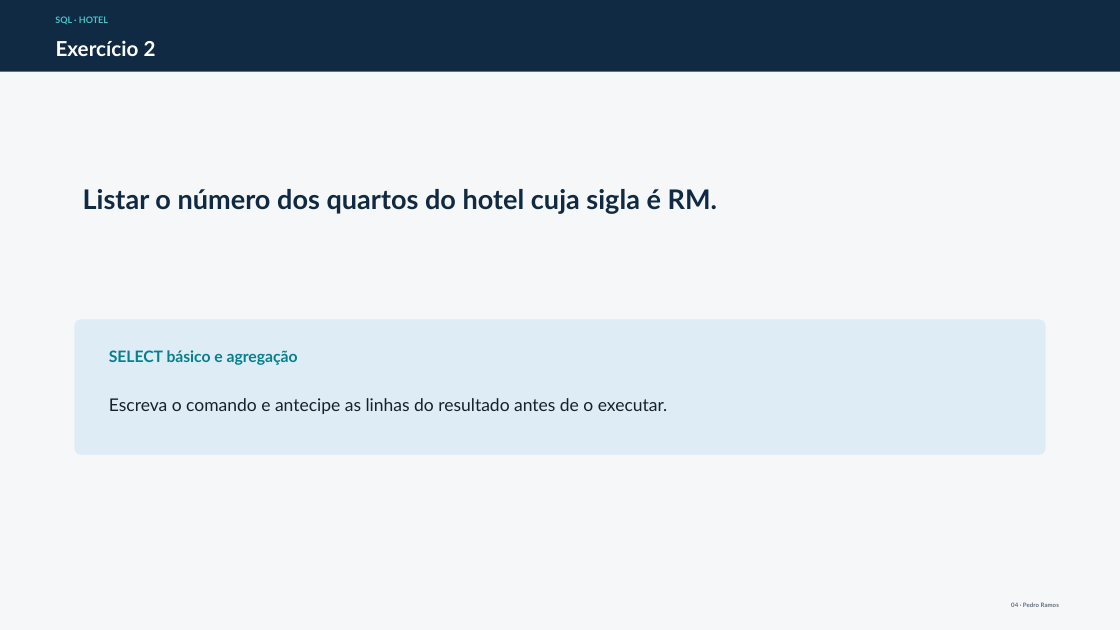
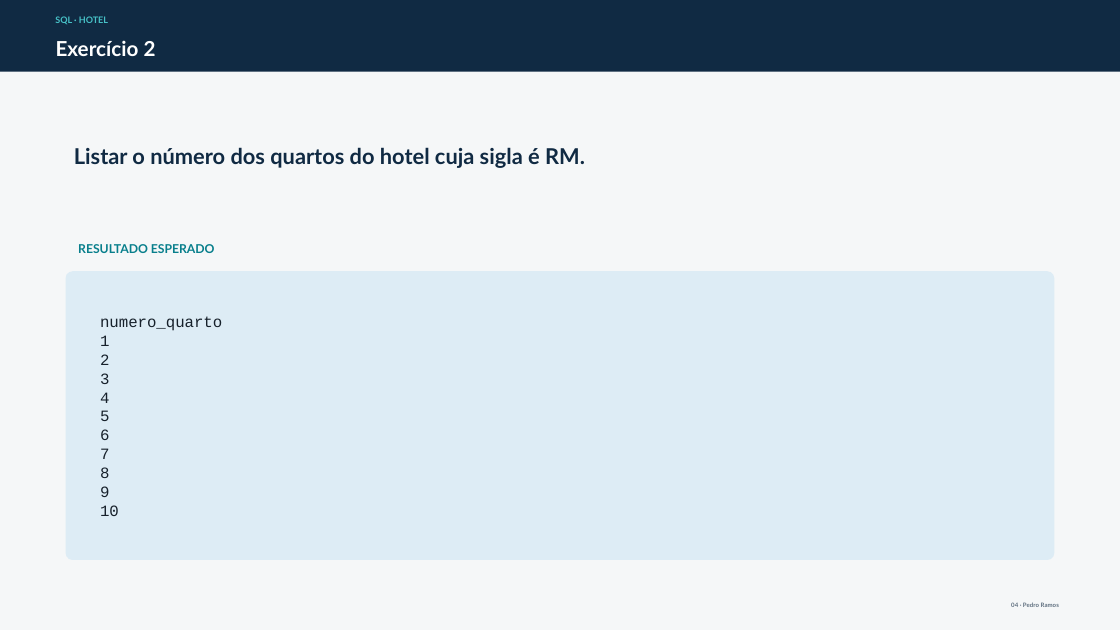
Before and after one commit to pnramos-iscte/docker, a slide deck: slide 4 of docs/exercicios-select-hotel/Exercicios_SELECT_Hotel_slides.pptx. Drawn at 1120x630 pixels with LibreOffice and Linux fonts; fonts in the diff are those of the drawing. Boxes give left, top, right and bottom in pixels: in the first picture for what was removed or moved away, otherwise in the second. Text is boxed around its words. In the diff, an @@ line names an element or a change of style, - is before the commit and + after.

Commit message:
Add no-WITH hotel solutions and expected slide results

```diff
--- a/docs/exercicios-select-hotel/Exercicios_SELECT_Hotel_slides.pptx
+++ b/docs/exercicios-select-hotel/Exercicios_SELECT_Hotel_slides.pptx
@@ text "Listar o número dos quartos ...": place and size @@
-text "Listar o número dos quartos ..." at bbox=[83, 189, 717, 214]
+text "Listar o número dos quartos ..." at bbox=[74, 147, 585, 168]
@@ text "Listar o número dos quartos ..." at bbox=[74, 147, 585, 168]: size 23.2 to 18.8 pt @@
@@ text added at bbox=[78, 244, 215, 253], 10.5 pt, text #087F8C, bold @@
+RESULTADO ESPERADO
@@ rounded rectangle: place and size @@
-rounded rectangle at bbox=[75, 319, 1046, 455]
+rounded rectangle at bbox=[66, 271, 1054, 560]
@@ rounded rectangle at bbox=[66, 271, 1054, 560]: proportions changed @@
@@ text at bbox=[100, 316, 222, 516]: text changed; size 15 to 13.5 pt; font Lato to Courier New @@
-Escreva o comando e antecipe as linhas do resultado antes de o executar.
+numero_quarto
+1
+2
+3
+4
+5
+6
+7
+8
+9
+10
@@ text removed at bbox=[109, 350, 298, 365] @@
-SELECT básico e agregação
```
Also in this commit, not shown: 19 other slides changed, 2 other files.
